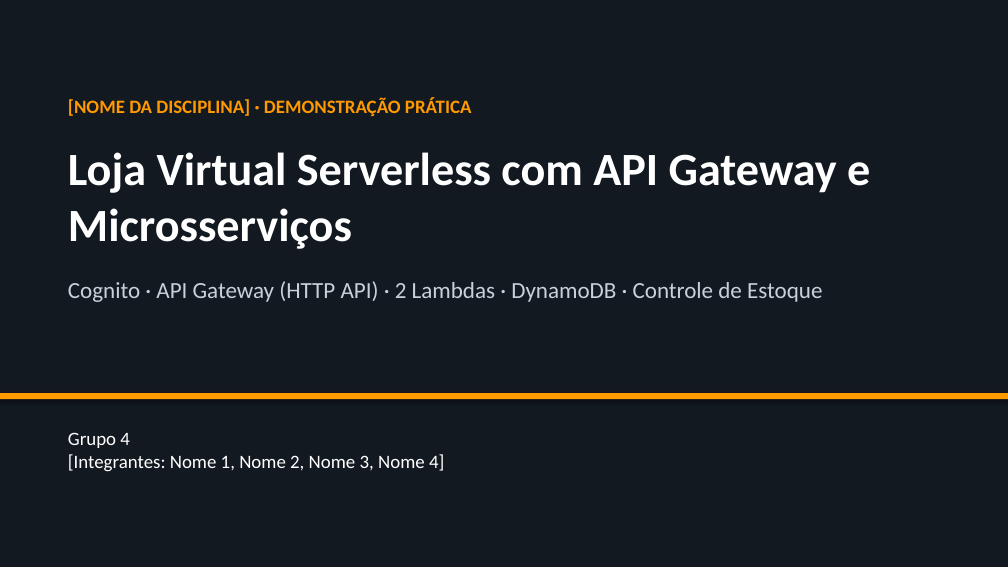
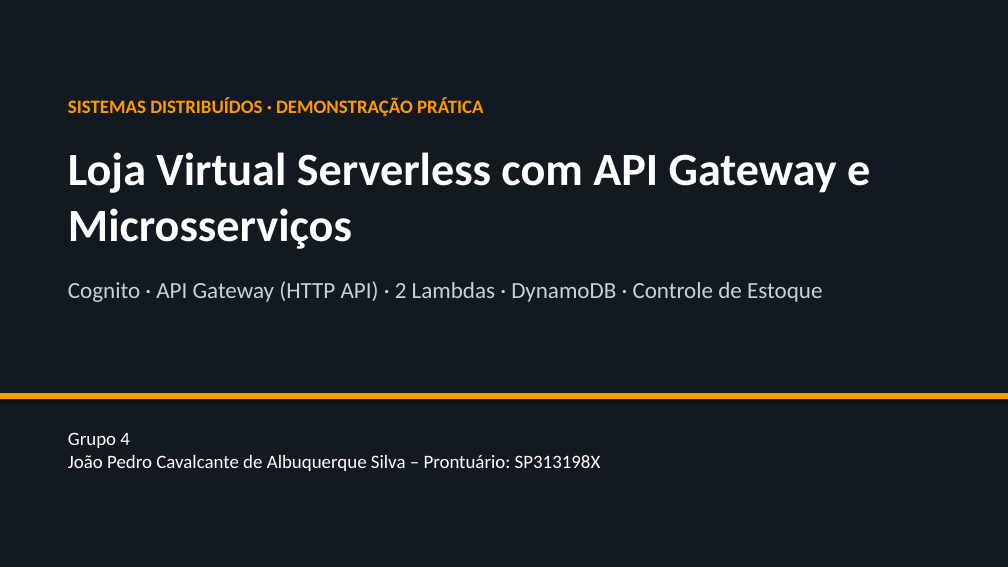
Before and after one commit to joaopedro-albuquerque/loja-api-gateway, a slide deck: slide 1 of entrega/slides_video_curto.pptx. Drawn at 1008x567 pixels with LibreOffice and Linux fonts; fonts in the diff are those of the drawing. Boxes give left, top, right and bottom in pixels: in the first picture for what was removed or moved away, otherwise in the second. Text is boxed around its words. In the diff, an @@ line names an element or a change of style, - is before the commit and + after.

```diff
--- a/entrega/slides_video_curto.pptx
+++ b/entrega/slides_video_curto.pptx
@@ text at [68,97,483,116]: text changed @@
-[NOME DA DISCIPLINA] · DEMONSTRAÇÃO PRÁTICA
+SISTEMAS DISTRIBUÍDOS · DEMONSTRAÇÃO PRÁTICA
@@ text at [68,455,601,471]: text changed @@
-[Integrantes: Nome 1, Nome 2, Nome 3, Nome 4]
+João Pedro Cavalcante de Albuquerque Silva – Prontuário: SP313198X
```
Also in this commit, not shown: 4 other files.
